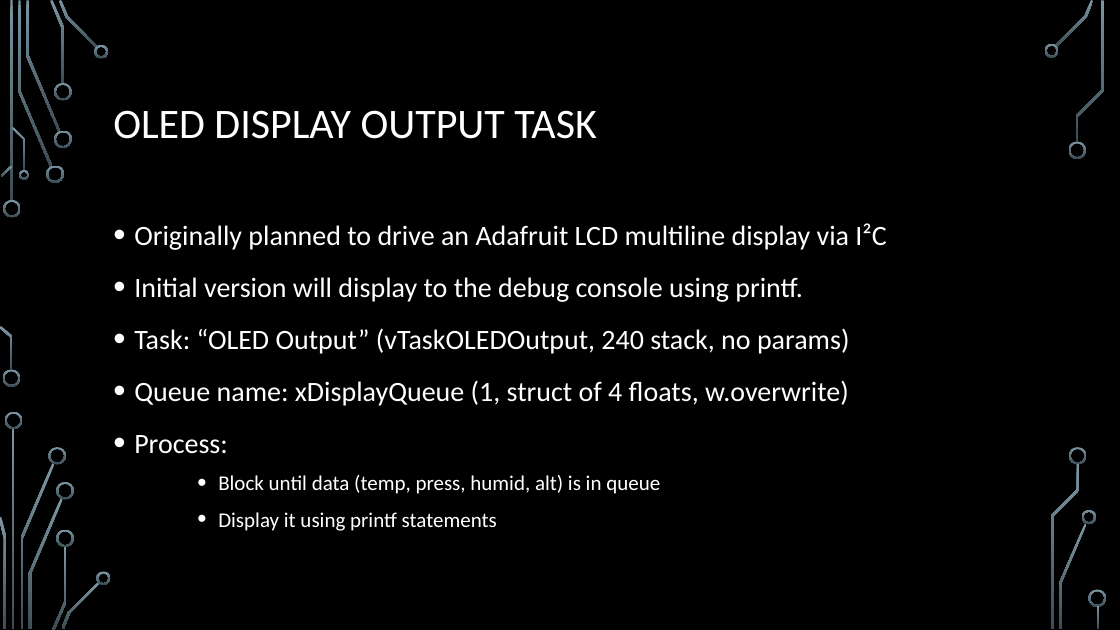
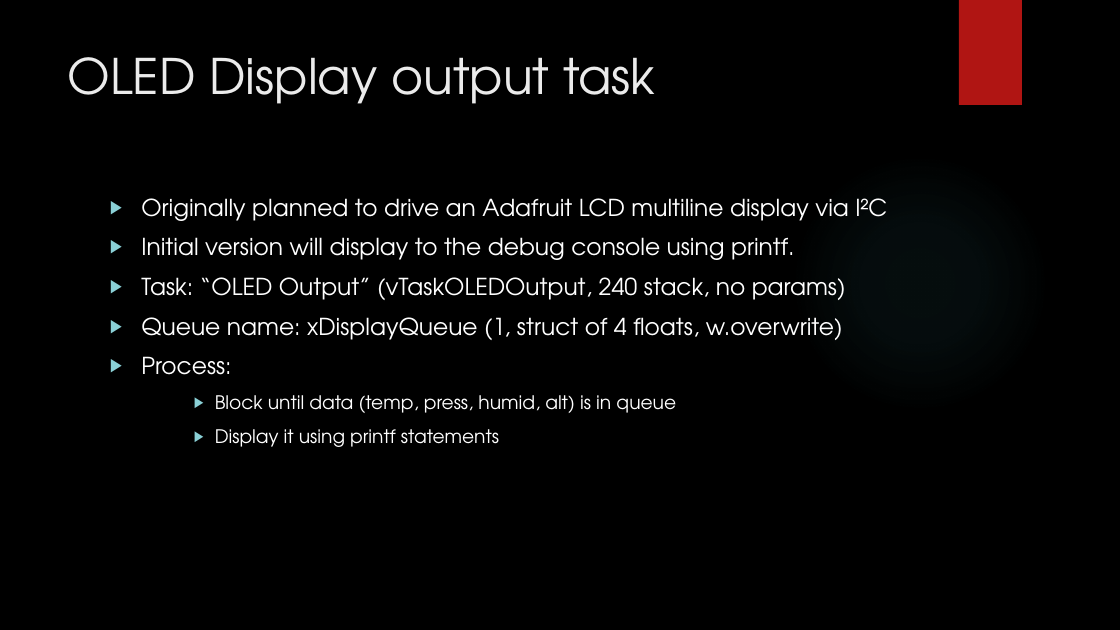
Before and after one commit to EmbeddedSystemClass/FinalProject5381, a slide deck: slide 31 of Final Project 5381.pptx (slide 30 before the commit). Drawn at 1120x630 pixels with LibreOffice and Linux fonts; fonts in the diff are those of the drawing; background and template pictures are left out. Boxes give left, top, right and bottom in pixels: in the first picture for what was removed or moved away, otherwise in the second. Text is boxed around its words. In the diff, an @@ line names an element or a change of style, - is before the commit and + after.

```diff
--- a/Final Project 5381.pptx
+++ b/Final Project 5381.pptx
@@ rectangle added at <box>959,0,1022,105</box>, fill #B01513 @@
@@ title "OLED Display output task" at <box>68,57,655,104</box>: vertical alignment middle to top @@
@@ title at <box>68,57,655,104</box>: text changed; size 36 to 42 pt; font Calibri to TeX Gyre Adventor; text colour #FFFFFF to #EBEBEB @@
-OLED DISPLAY OUTPUT TASK
+OLED Display output task
@@ ellipse added at <box>791,154,1049,413</box>, fill gradient #50B9C1 @@
@@ text "Originally planned to drive an ...": place and size @@
-text "Originally planned to drive an ..." at <box>134,223,886,531</box>
+text "Originally planned to drive an ..." at <box>141,198,887,447</box>
@@ text "Originally planned to drive an ..." at <box>141,198,887,447</box>: size 24 to 20 pt in "Originally planned to drive an Adafruit LCD ...", "Initial version will display to the debug ...", "Task: “OLED Output” (vTaskOLEDOutput, 240 stack, no ...", "Queue name: xDisplayQueue (1, struct of 4 ..." and 1 more places; font Calibri to TeX Gyre Adventor; size 18 to 16 pt in "Block until data (temp, press, humid, alt) ...", "Display it using printf statements"; bullet • to ▶; line spacing 1.2 to 1; more space between paragraphs @@
@@ group removed at <box>0,0,1107,630</box>: 33 freeform shapes, 3 rectangles @@
```
Also in this commit, not shown: 43 other slides changed, 1 slide added.
